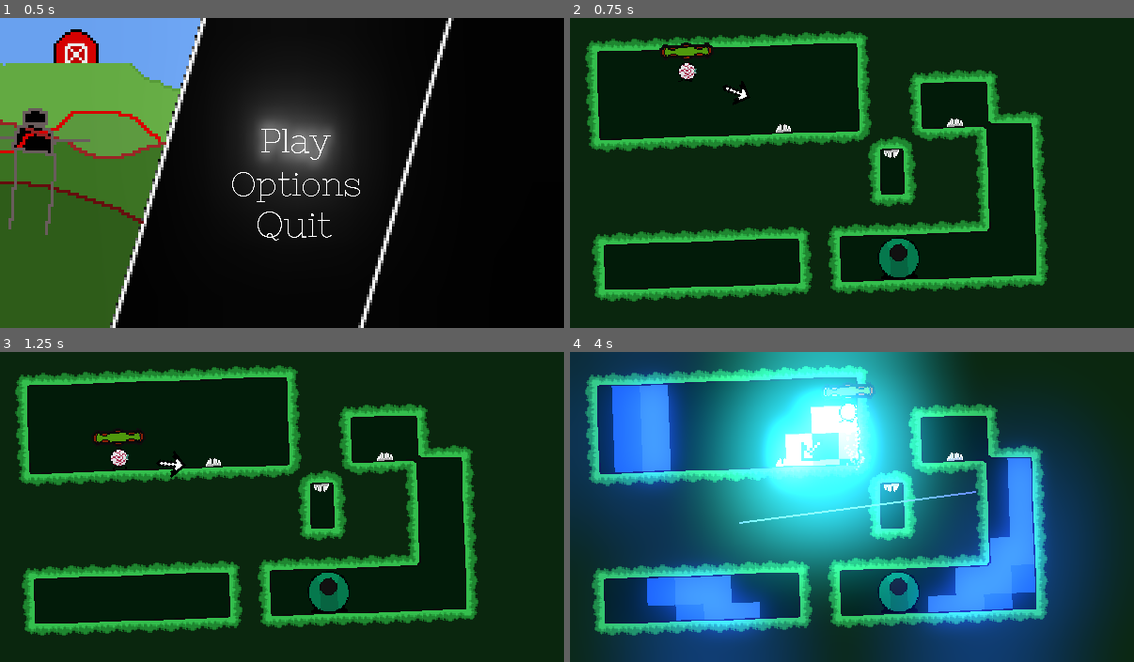
Above: before the commit, frames 1-4 (two rows, left to right).
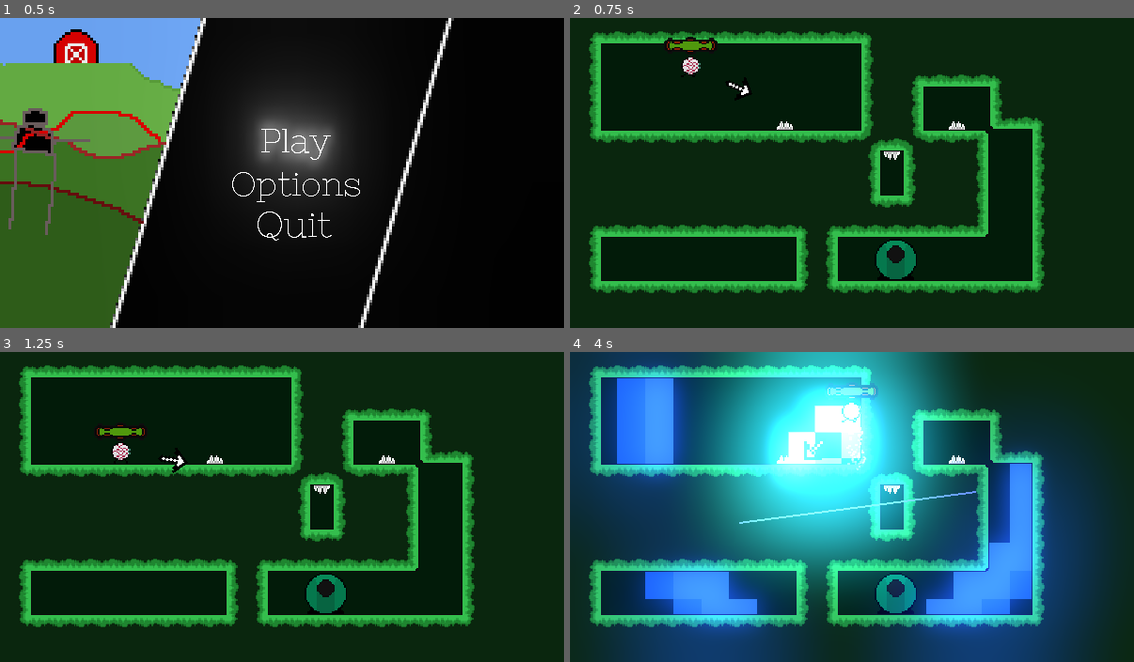
Above: after the commit, the same moments.

Repository: epimetheusgames/EyeSore
Game: Godot game, scene res://MainMenu.tscn
The game is run twice, just before and just after one commit, with the same random seed, the same clock (stepped at 60 frames per second) and the same inputs.
Inputs (mouse positions are in pixels of both pictures, inside the frame that each line leads up to):
- Up to frame 1 (0.5 s): no input
- Up to frame 2 (0.75 s): click (863, 142) at 0.5 s
- Up to frame 3 (1.25 s): no input
- Up to frame 4 (4 s): tap Enter (ui_accept) at 1.25, 3.5 s; move the mouse to (976, 491) at 1.27 s; hold D (movement_right) 1.28-2 s; click (976, 491) at 1.35 s; tap Space (movement_jump) at 1.52, 3.77 s; click (976, 491) at 2 s; click (976, 491) at 2.75 s; move the mouse to (739, 522) at 3.52 s; hold D (movement_right) from 3.53 s (still down); right-click (739, 522) at 3.6 s

Frame 1 is identical in both runs. In frame 2, 16% of the frame differs, in the area x 2-85%, y 4-92%; in frame 3, 16%; in frame 4, 16%.

Commit message:
Fixed the camera angle sigh

Diff:
--- a/OGPC_Project_Native_Directory/Levels/ExamplePuzzleLevel.tscn
+++ b/OGPC_Project_Native_Directory/Levels/ExamplePuzzleLevel.tscn
@@ -39,7 +39,6 @@
 
 [node name="Camera2D" type="Camera2D" parent="Save_Functionality"]
 position = Vector2( 120, 80 )
-rotation = 0.0349066
 rotating = true
 current = true
 zoom = Vector2( 0.7, 0.7 )
